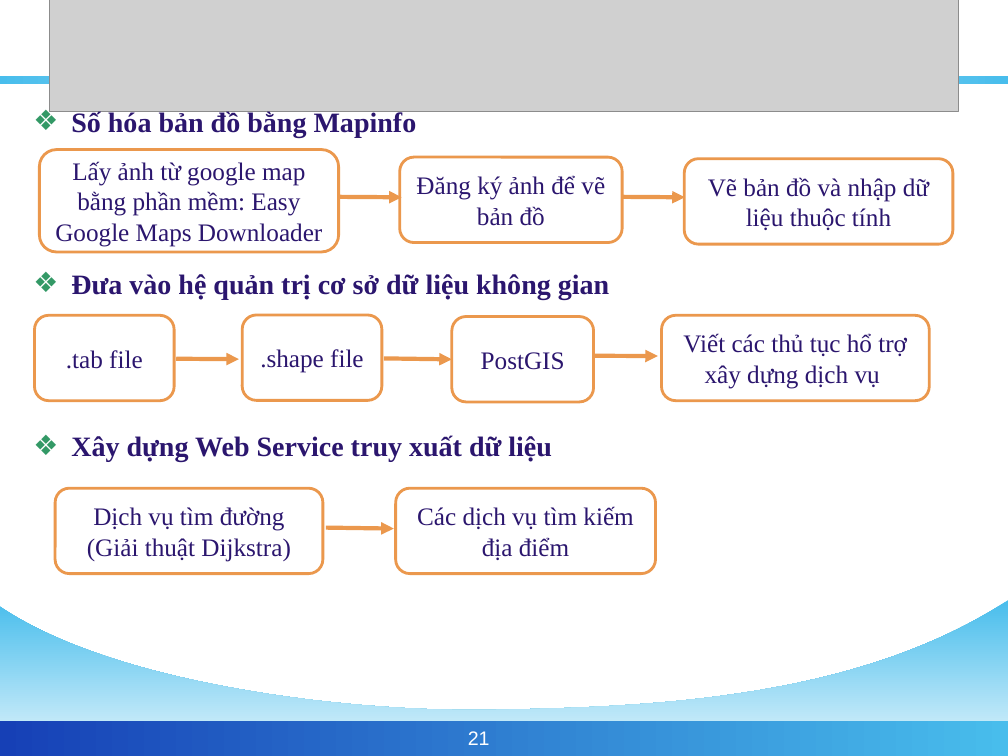
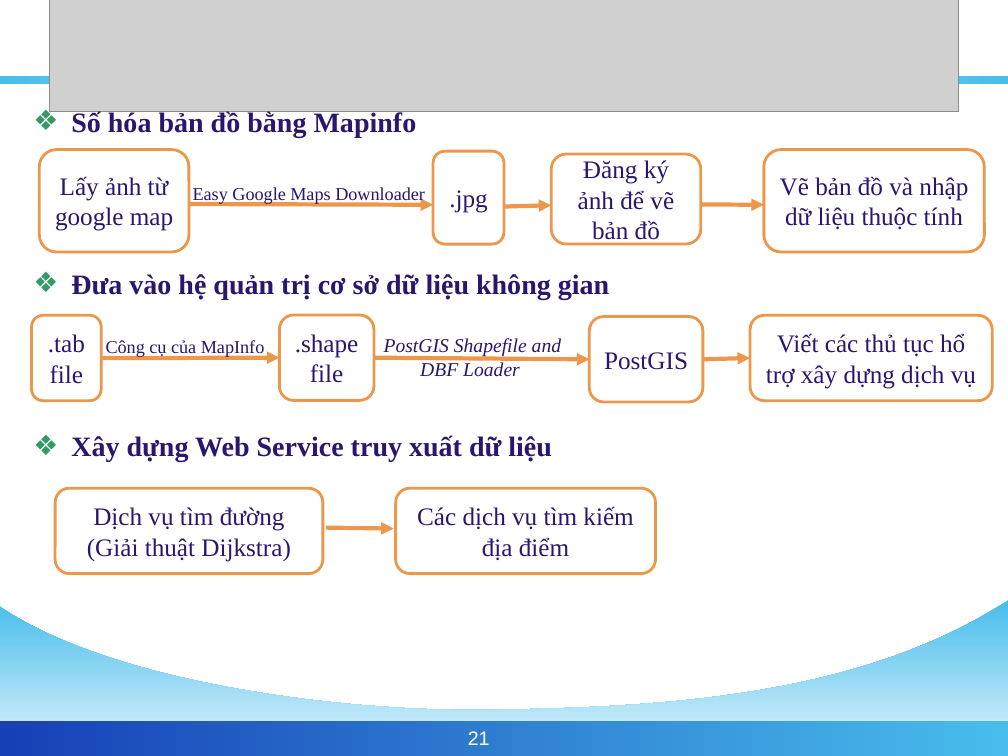
Before and after one commit to phamngsinh/cantho-webgis, a slide deck: slide 21 of Document/Bao Cao/BaoCaoLuanVan2.ppt. Drawn at 1008x756 pixels with LibreOffice and Linux fonts; fonts in the diff are those of the drawing; grey boxes stand for pictures; background and template pictures are left out. Boxes give left, top, right and bottom in pixels: in the first picture for what was removed or moved away, otherwise in the second. Text is boxed around its words. In the diff, an @@ line names an element or a change of style, - is before the commit and + after.

```diff
--- a/Document/Bao Cao/BaoCaoLuanVan2.ppt
+++ b/Document/Bao Cao/BaoCaoLuanVan2.ppt
@@ rounded rectangle "Lấy ảnh từ google map": place and size @@
-rounded rectangle "Lấy ảnh từ google map" at (39,149,339,252)
+rounded rectangle "Lấy ảnh từ google map" at (39,149,188,252)
@@ rounded rectangle "Vẽ bản đồ và nhập ...": place and size @@
-rounded rectangle "Vẽ bản đồ và nhập ..." at (684,158,953,244)
+rounded rectangle "Vẽ bản đồ và nhập ..." at (764,149,985,252)
@@ text in rounded rectangle at (55,176,173,231): text changed @@
-Lấy ảnh từ google map bằng phần mềm: Easy Google Maps Downloader
+Lấy ảnh từ google map
@@ freeform shape added at (433,151,504,244), fill #FFFFFF, outline #EB984D 2.01 pt, 18 pt, text #2B166E @@
+.jpg
@@ rounded rectangle "Đăng ký ảnh để vẽ ...": place and size @@
-rounded rectangle "Đăng ký ảnh để vẽ ..." at (400,157,623,243)
+rounded rectangle "Đăng ký ảnh để vẽ ..." at (551,154,701,244)
@@ arrow moved from (339, 197) - (402, 198) to (188, 204) - (433, 205) @@
@@ text added at (193,187,425,205), 13 pt, text #2B166E @@
+Easy Google Maps Downloader
@@ arrow added from (504, 207) to (551, 206), #EB984D 3 pt @@
@@ arrow moved from (622, 197) - (684, 198) to (702, 205) - (764, 205) @@
@@ freeform shape added at (31,316,101,401), fill #FFFFFF, outline #EB984D 2.01 pt, 18 pt, text #2B166E @@
+.tab file
@@ rounded rectangle removed at (34,316,174,401) @@
-.tab file
@@ rounded rectangle ".shape file": place and size @@
-rounded rectangle ".shape file" at (242,316,382,401)
+rounded rectangle ".shape file" at (279,316,374,401)
@@ rounded rectangle "PostGIS": place and size @@
-rounded rectangle "PostGIS" at (452,317,594,402)
+rounded rectangle "PostGIS" at (590,317,704,402)
@@ rounded rectangle "Viết các thủ tục hổ ...": place and size @@
-rounded rectangle "Viết các thủ tục hổ ..." at (661,316,929,401)
+rounded rectangle "Viết các thủ tục hổ ..." at (750,316,992,401)
@@ arrow moved from (176, 359) - (239, 359) to (101, 358) - (279, 358) @@
@@ text added at (106,340,265,358), 13 pt, text #2B166E @@
+Công cụ của MapInfo
@@ arrow moved from (384, 359) - (452, 359) to (374, 358) - (590, 359) @@
@@ text added at (384,338,561,376), 14 pt, text #2B166E, italic @@
+PostGIS Shapefile and DBF Loader
@@ arrow moved from (595, 356) - (658, 356) to (703, 359) - (750, 358) @@
```
Also in this commit, not shown: 1 other slide changed.
